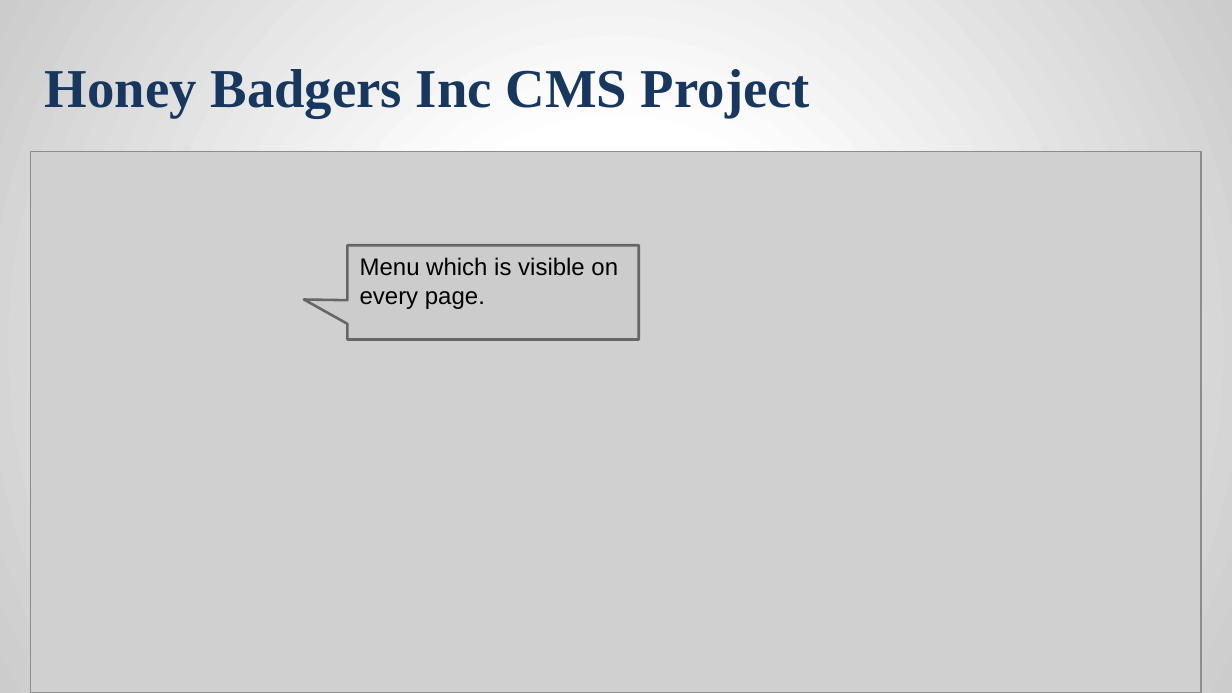
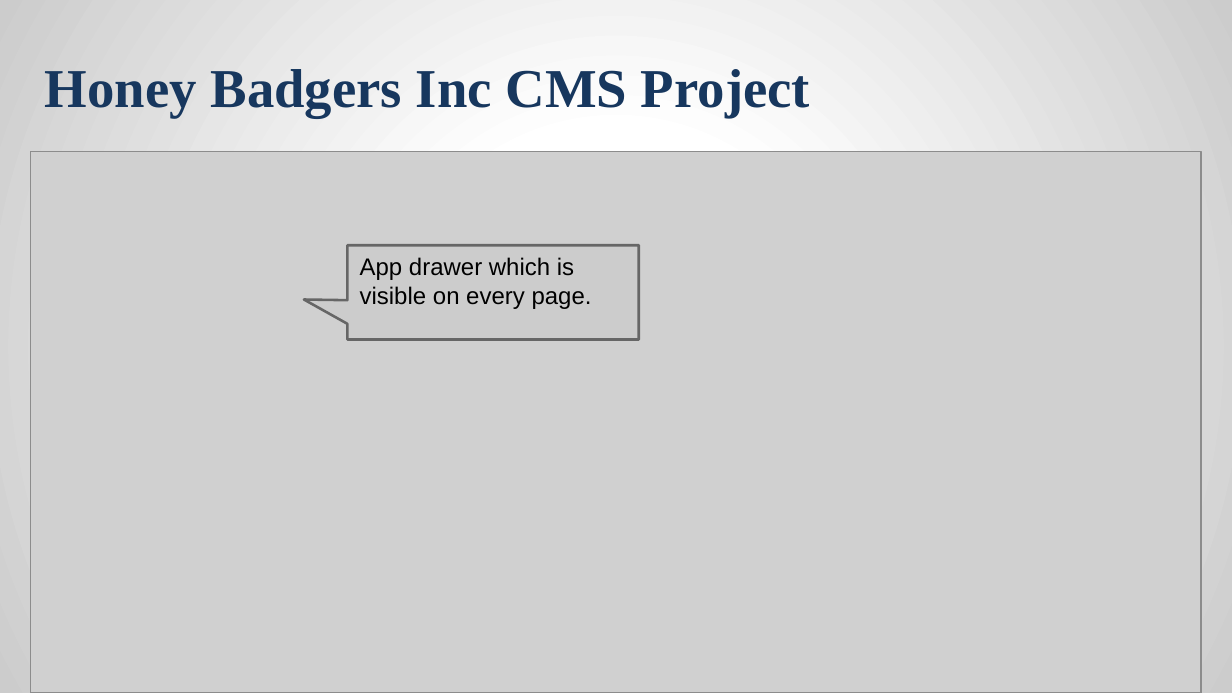
Before and after one commit to jcriquet/FantomCMS, a slide deck: slide 8 of doc/HoneyBadgersFinalPresentation.pptx. Drawn at 1232x693 pixels with LibreOffice and Linux fonts; fonts in the diff are those of the drawing; grey boxes stand for pictures; background and template pictures are left out. Boxes give left, top, right and bottom in pixels: in the first picture for what was removed or moved away, otherwise in the second. Text is boxed around its words. In the diff, an @@ line names an element or a change of style, - is before the commit and + after.

```diff
--- a/doc/HoneyBadgersFinalPresentation.pptx
+++ b/doc/HoneyBadgersFinalPresentation.pptx
@@ text at [360, 257, 592, 309]: text changed @@
-Menu which is visible on every page.
+App drawer which is visible on every page.
```
Also in this commit, not shown: 6 other slides changed, 4 slides added, 3 slides removed, 1 other file.
